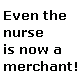
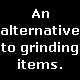
Layer changes from the first 80 × 80 image to the second:
renamed "Even the ..." to "An ...", painted on it over [left=1, top=9, right=79, bottom=71]
painted on "Content" over [left=0, top=0, right=80, bottom=80]
